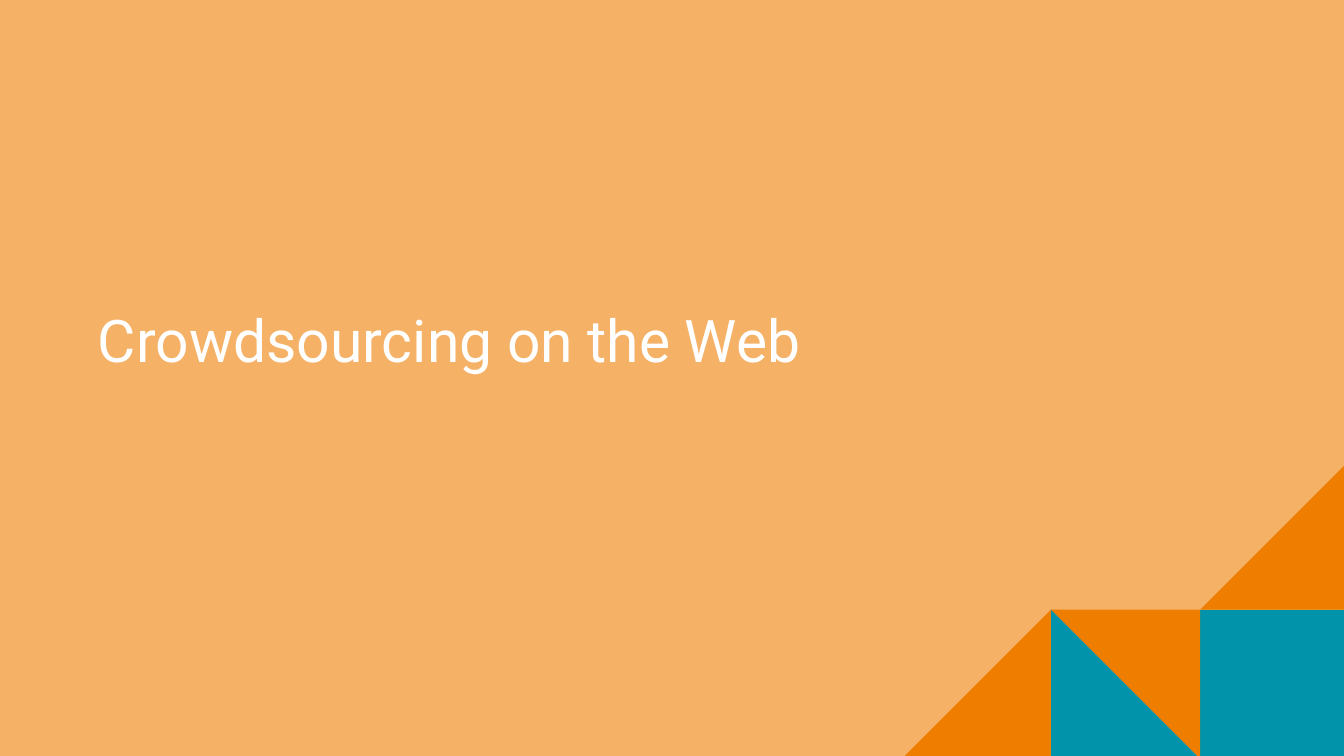
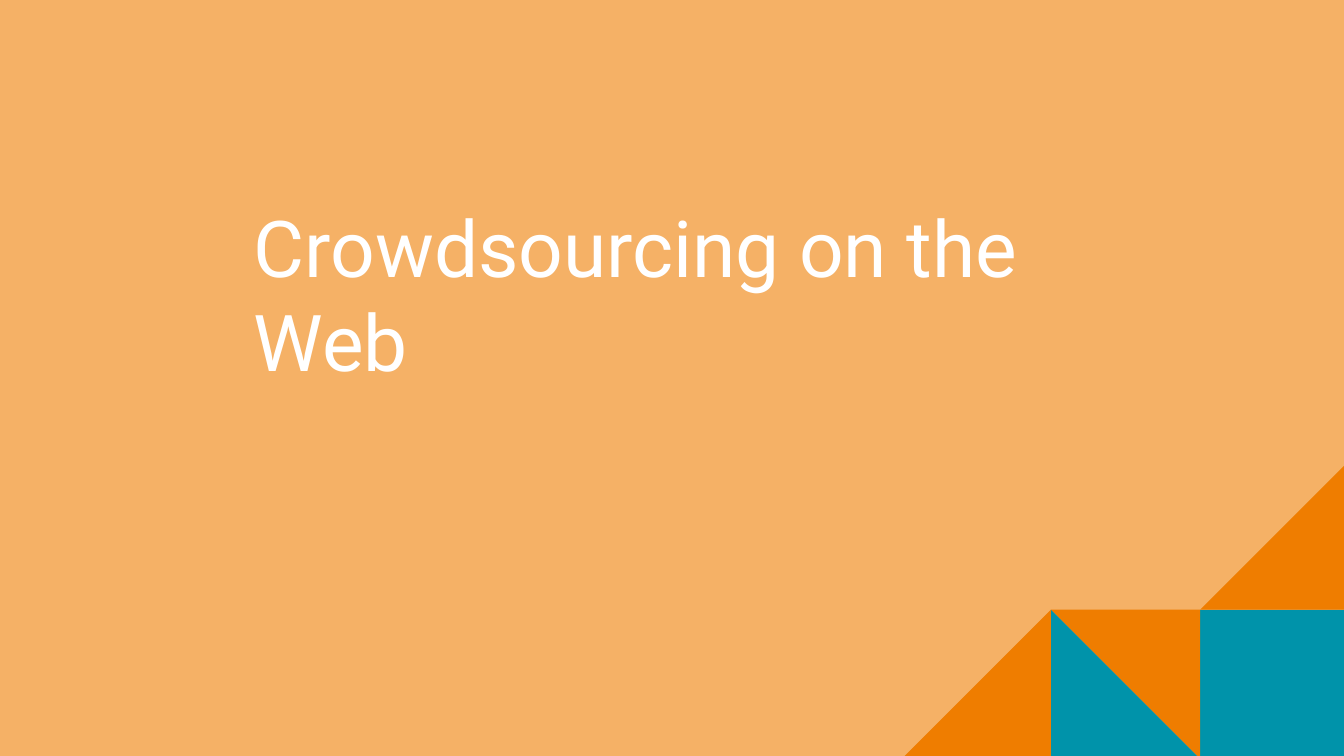
Before and after one commit to mr-eggleton/web-lit-core, a slide deck: slide 1 of final ppt/14-crowdsourcing-on-the-web.pptx. Drawn at 1344x756 pixels with LibreOffice and Linux fonts; fonts in the diff are those of the drawing; background and template pictures are left out. Boxes give left, top, right and bottom in pixels: in the first picture for what was removed or moved away, otherwise in the second. Text is boxed around its words. In the diff, an @@ line names an element or a change of style, - is before the commit and + after.

```diff
--- a/final ppt/14-crowdsourcing-on-the-web.pptx
+++ b/final ppt/14-crowdsourcing-on-the-web.pptx
@@ title "Crowdsourcing on the Web" moved from (x1=98, y1=318, x2=800, y2=374) to (x1=254, y1=218, x2=1017, y2=372) @@
@@ title "Crowdsourcing on the Web" at (x1=254, y1=218, x2=1017, y2=372): size 42 to 56 pt @@
```
Also in this commit, not shown: 8 other slides changed.
